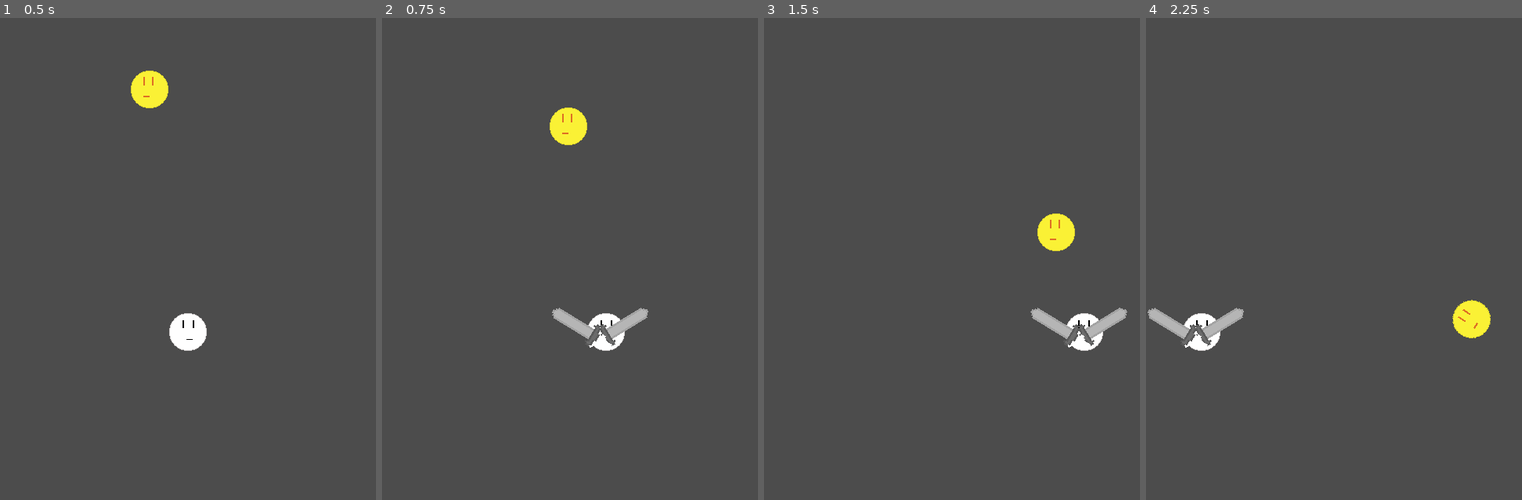
Above: before the commit, frames 1-4 (left to right).
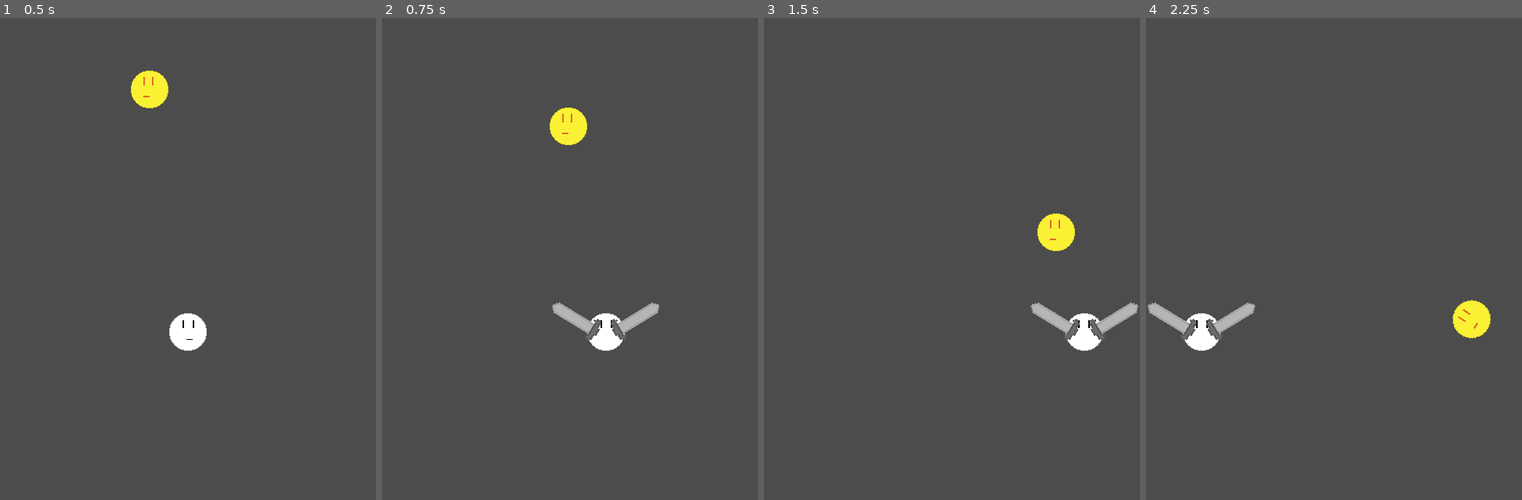
Above: after the commit, the same moments.

Repository: KaufmanDeveloper/gravity-flyer
Game: Godot game, scene res://maps/Test.tscn
The game is run twice, just before and just after one commit, with the same random seed, the same clock (stepped at 60 frames per second) and the same inputs.
Inputs:
- Up to frame 1 (0.5 s): no input
- Up to frame 2 (0.75 s): hold Right (ui_right) from 0.53 s (still down); tap X (swipe) at 0.6 s
- Up to frame 3 (1.5 s): release Right (ui_right) at 1.28 s; hold Left (ui_left) from 1.28 s (still down); tap X (swipe) at 1.35 s
- Up to frame 4 (2.25 s): release Left (ui_left) at 2.03 s; hold Right (ui_right) from 2.03 s (still down); tap X (swipe) at 2.1 s

Frame 1 is identical in both runs. In frame 2, 0.6% of the frame differs, in the area x 45-74%, y 58-69%; in frame 3, 0.6%; in frame 4, 0.6%, in the area x 0-30%, y 58-69%.

Commit message:
fix: Sword rotation animation plays properly

Diff:
--- a/Gravity Flyer/player/Player.tscn
+++ b/Gravity Flyer/player/Player.tscn
@@ -88,7 +88,7 @@
 "values": [ 0, 1 ]
 }
 
-[node name="Player" type="KinematicBody2D"]
+[node name="Player" type="KinematicBody2D" index="0"]
 
 input_pickable = false
 collision_layer = 1
--- a/Gravity Flyer/player/Sword.gd
+++ b/Gravity Flyer/player/Sword.gd
@@ -4,7 +4,6 @@
 
 var maxAmount = 1 # How many of this item can be active at once
 var side = "right"
-var impulse = Vector2(200, 300)
 var hasHit = false
 
 func _ready():
@@ -14,8 +13,11 @@
 func _process(delta):
 	for area in $Area.get_overlapping_areas():
 		var body = area.get_parent()
+		var impulse = Vector2(300, 300)
 		if body.get("TYPE"):
 			if body.get("TYPE") == "ENEMY" and !hasHit:
+				if $Animation.current_animation == "swingleft":
+					impulse = Vector2(-300, 300)
 				body.apply_impulse(Vector2(0, 0), impulse)
 				hasHit = true
 
--- a/Gravity Flyer/player/Sword.tscn
+++ b/Gravity Flyer/player/Sword.tscn
@@ -19,7 +19,7 @@
 "times": PoolRealArray( 0, 1 ),
 "transitions": PoolRealArray( 1, 1 ),
 "update": 0,
-"values": [ Vector2( -40, -25 ), Vector2( -20, 15 ) ]
+"values": [ Vector2( -40, -40 ), Vector2( -20, 15 ) ]
 }
 tracks/1/type = "value"
 tracks/1/path = NodePath(".:rotation_degrees")
@@ -61,7 +61,7 @@
 "times": PoolRealArray( 0, 1 ),
 "transitions": PoolRealArray( 1, 1 ),
 "update": 0,
-"values": [ Vector2( 15, -20 ), Vector2( 15, 10 ) ]
+"values": [ Vector2( 40, -40 ), Vector2( 20, 15 ) ]
 }
 tracks/2/type = "value"
 tracks/2/path = NodePath("Area/CollisionShape2D:disabled")
@@ -83,9 +83,11 @@
 
 [node name="Sword" type="Node2D" index="0"]
 
+rotation = 1.91986
 scale = Vector2( 2.5, 2.5 )
+z_index = 10
 script = ExtResource( 1 )
-_sections_unfolded = [ "Transform" ]
+_sections_unfolded = [ "Transform", "Z Index" ]
 
 [node name="Animation" type="AnimationPlayer" parent="." index="0"]
 
